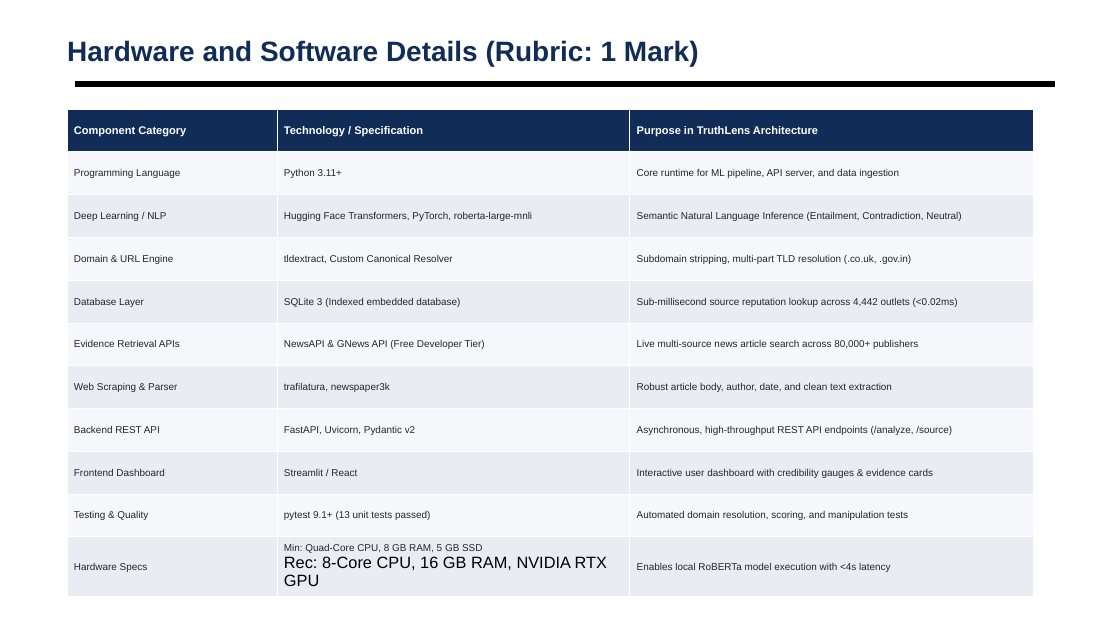
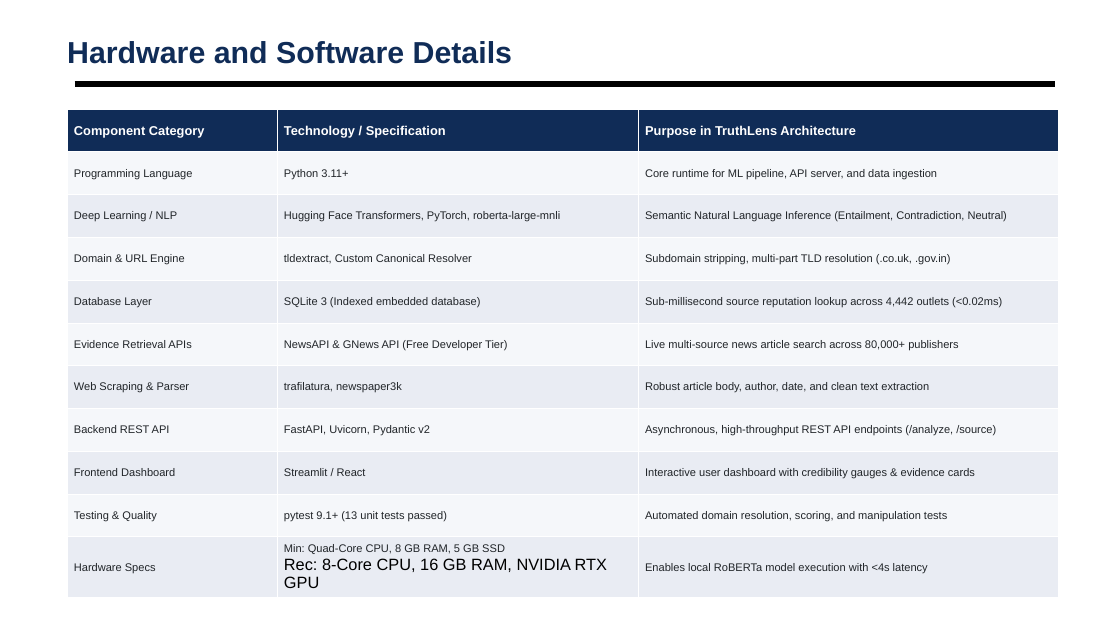
Before and after one commit to shubhamsapr5-eng/truth-lens, a slide deck: slide 13 of docs/AI_News_Credibility_Scorer_Review2.pptx. Drawn at 1120x630 pixels with LibreOffice and Linux fonts; fonts in the diff are those of the drawing; background and template pictures are left out. Boxes give left, top, right and bottom in pixels: in the first picture for what was removed or moved away, otherwise in the second. Text is boxed around its words. In the diff, an @@ line names an element or a change of style, - is before the commit and + after.

Commit message:
style(ppt): enlarge font sizes and remove rubric marks annotations

```diff
--- a/docs/AI_News_Credibility_Scorer_Review2.pptx
+++ b/docs/AI_News_Credibility_Scorer_Review2.pptx
@@ text at [67,41,512,64]: text changed; size 24 to 26 pt @@
-Hardware and Software Details (Rubric: 1 Mark)
+Hardware and Software Details
@@ table at [67,109,1059,592] @@
@@ size 9.5 to 11 pt in "Component Category", "Technology / Specification", "Purpose in TruthLens Architecture" @@
@@ size 8.5 to 9.5 pt @@
@@ table: place and size @@
-table at [67,109,1033,590]
+table at [67,109,1059,592]
```
Also in this commit, not shown: 13 other slides changed, 1 other file.
